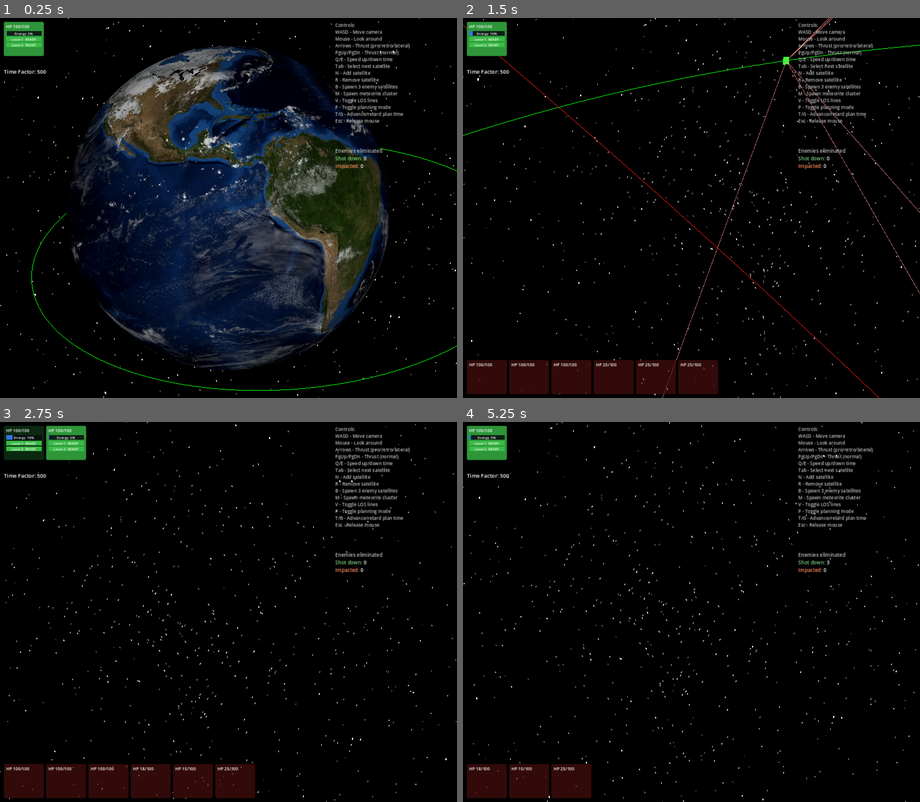
Above: before the commit, frames 1-4 (two rows, left to right).
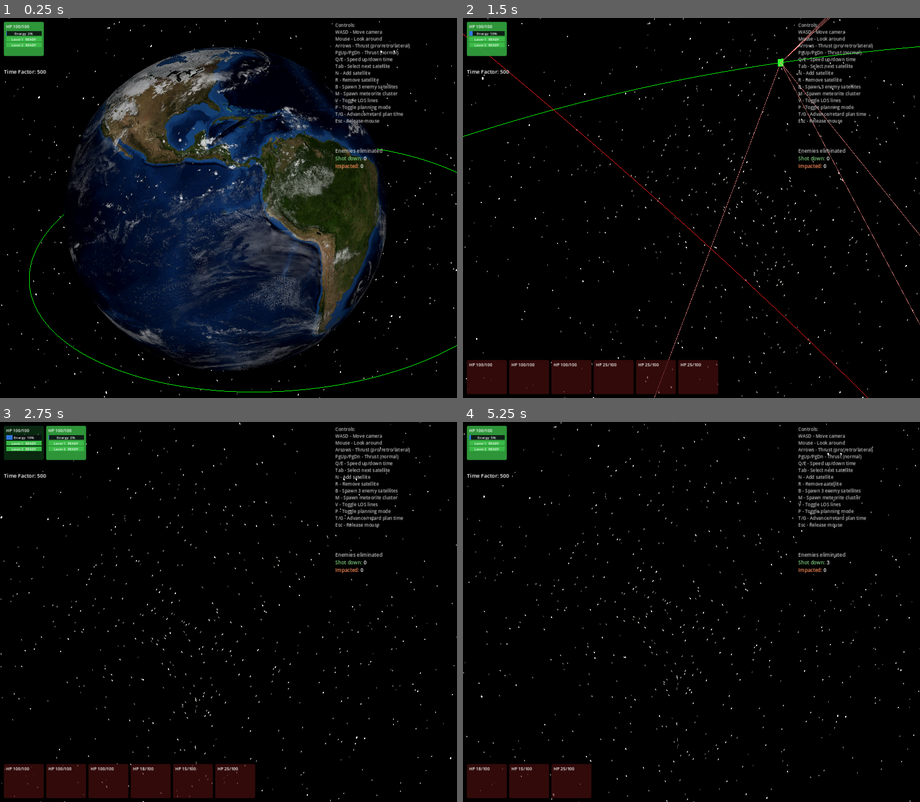
Above: after the commit, the same moments.

Repository: mellenburg/game
Game: Godot game, scene res://scenes/main.tscn
The game is run twice, just before and just after one commit, with the same random seed, the same clock (stepped at 60 frames per second) and the same inputs.
Inputs (mouse positions are in pixels of both pictures, inside the frame that each line leads up to):
- Up to frame 1 (0.25 s): no input
- Up to frame 2 (1.5 s): tap Enter at 0.5 s; move the mouse to (714, 208) at 0.52 s; hold W (move_forward) from 0.53 s (still down); tap B (add_enemies) at 0.6 s; move the mouse to (668, 208) at 1.27 s; tap M (add_meteorites) at 1.35 s
- Up to frame 3 (2.75 s): keep holding W (move_forward); move the mouse to (237, 604) at 2.02 s; tap N (add_satellite) at 2.1 s
- Up to frame 4 (5.25 s): keep holding W (move_forward); move the mouse to (686, 619) at 2.77 s; tap T (planning_advance) at 2.85 s; tap Space at 3.5 s; move the mouse to (723, 615) at 3.52 s; hold G (planning_retard) 3.53-4.28 s; move the mouse to (654, 608) at 4.27 s; tap R (remove_satellite) at 4.35 s; tap Enter at 5 s; move the mouse to (696, 612) at 5.02 s; tap Tab (select_next) at 5.1 s

The runs differ from the first frame. In frame 1, 12% of the frame differs, in the area x 0-100%, y 0-100%; in frame 2, 2.2%; in frame 3, 1.2%; in frame 4, 1.3%.

Commit message:
Camera: auto-orbit Earth, drift back after 2s of inactivity
The default view now slowly orbits Earth on a tilted circle at 3x
Earth radius, always facing the planet. The orbit phase advances on
wall-clock delta only so the time_factor knob doesn't affect the
camera. WASD and mouse still let the player break free; after 2s of
no input the camera smoothly blends back into the auto orbit.

Diff:
--- a/godot/scripts/orbit_camera.gd
+++ b/godot/scripts/orbit_camera.gd
@@ -1,12 +1,24 @@
 class_name OrbitCamera
 extends Camera3D
-## Free-look camera in a Z-up world. WASD pans, mouse rotates.
-## Movement is rate-scaled by frame delta so it's frame-independent.
+## Camera that slowly orbits Earth at a fixed altitude, always facing it.
+## WASD and mouse let the player break away for free-look; after
+## RETURN_DELAY seconds of inactivity the view smoothly drifts back into
+## the auto orbit. The orbit's angular rate is tied to wall-clock time —
+## *not* the simulation's time_factor — so speeding up the sim must not
+## spin the camera.
+
+const EARTH_RADIUS_KM: float = 6371.0
+const SCENE_SCALE: float = 1.0 / 1000.0
+const ORBIT_RADIUS: float = 3.0 * EARTH_RADIUS_KM * SCENE_SCALE  # ~19.1 units
+const ORBIT_PERIOD_SEC: float = 90.0
+const ORBIT_TILT_DEG: float = 20.0
+const RETURN_DELAY: float = 2.0
+const RETURN_BLEND_RATE: float = 3.0  # exponential approach rate (1/sec)
 
 const MOVE_SPEED: float = 15.0  # scene units / second
 const SENSITIVITY: float = 0.15
 
-var yaw: float = 180.0
+var yaw: float = 0.0
 var pitch: float = 0.0
 var cam_front := Vector3(-1.0, 0.0, 0.0)
 var cam_right := Vector3.ZERO
@@ -15,22 +27,26 @@
 
 var mouse_captured: bool = true
 
+var _orbit_phase: float = 0.0
+var _idle_time: float = RETURN_DELAY
+
 
 func _ready() -> void:
-	position = Vector3(3.0 * 6.371, 0.0, 0.0)
 	near = 0.3
 	far = 700.0
-	_update_vectors()
+	_snap_to_orbit()
 	Input.mouse_mode = Input.MOUSE_MODE_CAPTURED
 
 
 func _unhandled_input(event: InputEvent) -> void:
 	if event is InputEventMouseMotion and mouse_captured:
 		var motion := event as InputEventMouseMotion
-		yaw += motion.relative.x * SENSITIVITY
-		pitch -= motion.relative.y * SENSITIVITY
-		pitch = clampf(pitch, -89.0, 89.0)
-		_update_vectors()
+		if motion.relative != Vector2.ZERO:
+			_idle_time = 0.0
+			yaw += motion.relative.x * SENSITIVITY
+			pitch -= motion.relative.y * SENSITIVITY
+			pitch = clampf(pitch, -89.0, 89.0)
+			_update_vectors_from_yaw_pitch()
 		return
 
 	if event is InputEventKey:
@@ -44,6 +60,10 @@
 
 
 func process_movement(delta: float) -> void:
+	# The auto-orbit phase advances with wall-clock delta only — sim
+	# time_factor must not influence camera motion.
+	_orbit_phase = fposmod(_orbit_phase + TAU * delta / ORBIT_PERIOD_SEC, TAU)
+
 	var step := MOVE_SPEED * delta
 	var moved := false
 	if Input.is_action_pressed("move_forward"):
@@ -54,11 +74,65 @@
 		position -= cam_right * step; moved = true
 	if Input.is_action_pressed("move_right"):
 		position += cam_right * step; moved = true
+
 	if moved:
-		_update_vectors()
+		_idle_time = 0.0
+	else:
+		_idle_time += delta
+
+	if _idle_time >= RETURN_DELAY:
+		_blend_to_orbit(delta)
+	else:
+		_update_vectors_from_yaw_pitch()
 
 
-func _update_vectors() -> void:
+func _orbit_position() -> Vector3:
+	# Tilted circular path: rotate the unit circle (X,Y,0) by ORBIT_TILT_DEG
+	# about the X axis so the orbit plane is offset from the equator.
+	var tilt := deg_to_rad(ORBIT_TILT_DEG)
+	var c := cos(_orbit_phase)
+	var s := sin(_orbit_phase)
+	return Vector3(
+		c * ORBIT_RADIUS,
+		s * ORBIT_RADIUS * cos(tilt),
+		s * ORBIT_RADIUS * sin(tilt),
+	)
+
+
+func _yaw_pitch_facing_origin(pos: Vector3) -> Vector2:
+	# Yaw/pitch (in degrees) such that cam_front per _update_vectors_from_yaw_pitch
+	# points from `pos` toward the origin.
+	if pos.length_squared() < 1.0e-12:
+		return Vector2(yaw, pitch)
+	var f := -pos.normalized()
+	var p_deg := rad_to_deg(asin(clampf(f.z, -1.0, 1.0)))
+	var y_deg := rad_to_deg(atan2(-f.y, f.x))
+	return Vector2(y_deg, p_deg)
+
+
+func _snap_to_orbit() -> void:
+	position = _orbit_position()
+	var yp := _yaw_pitch_facing_origin(position)
+	yaw = yp.x
+	pitch = yp.y
+	_update_vectors_from_yaw_pitch()
+
+
+func _blend_to_orbit(delta: float) -> void:
+	var target_pos := _orbit_position()
+	var t := clampf(RETURN_BLEND_RATE * delta, 0.0, 1.0)
+	position = position.lerp(target_pos, t)
+	# Re-derive the look-at-origin yaw/pitch from the *current* position
+	# each frame so the camera tracks Earth smoothly throughout the blend
+	# rather than aiming at where it'll be when fully snapped.
+	var yp := _yaw_pitch_facing_origin(position)
+	var yaw_rad := lerp_angle(deg_to_rad(yaw), deg_to_rad(yp.x), t)
+	yaw = rad_to_deg(yaw_rad)
+	pitch = lerpf(pitch, yp.y, t)
+	_update_vectors_from_yaw_pitch()
+
+
+func _update_vectors_from_yaw_pitch() -> void:
 	var yr := deg_to_rad(yaw)
 	var pr := deg_to_rad(pitch)
 	cam_front = Vector3(
